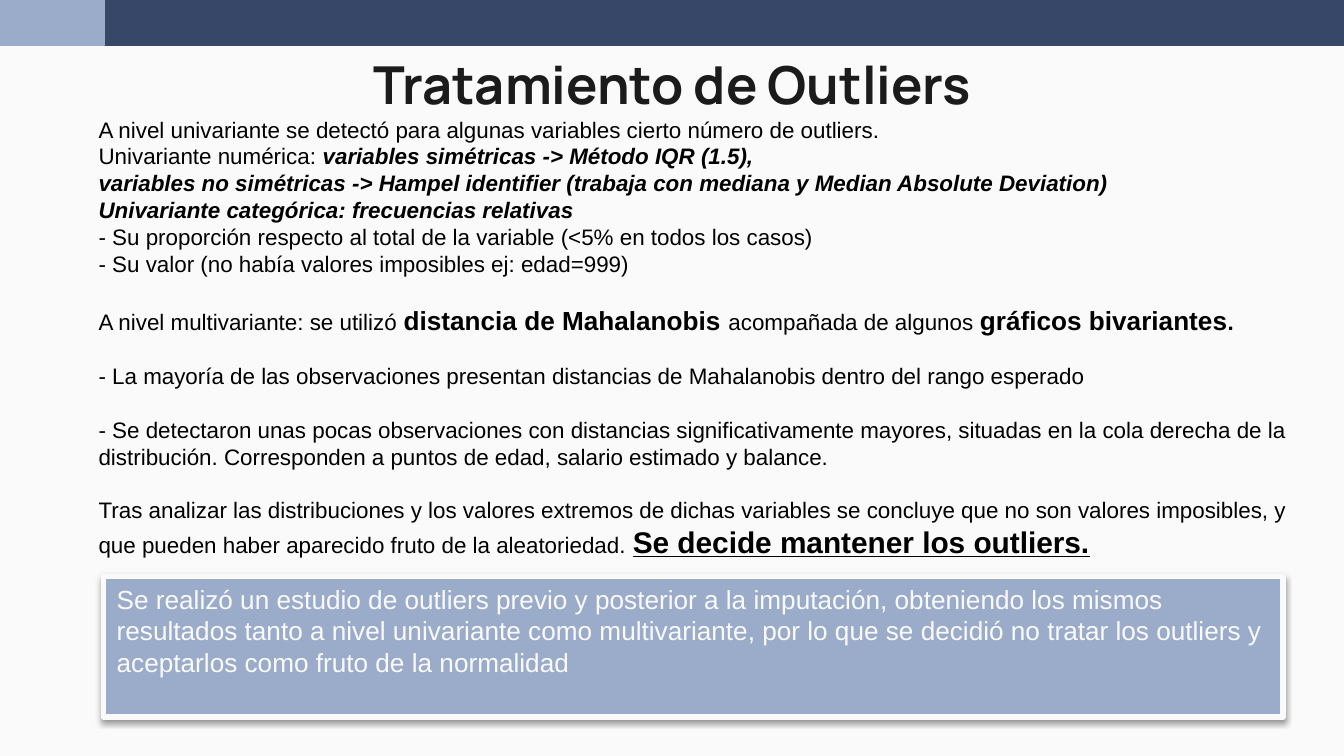
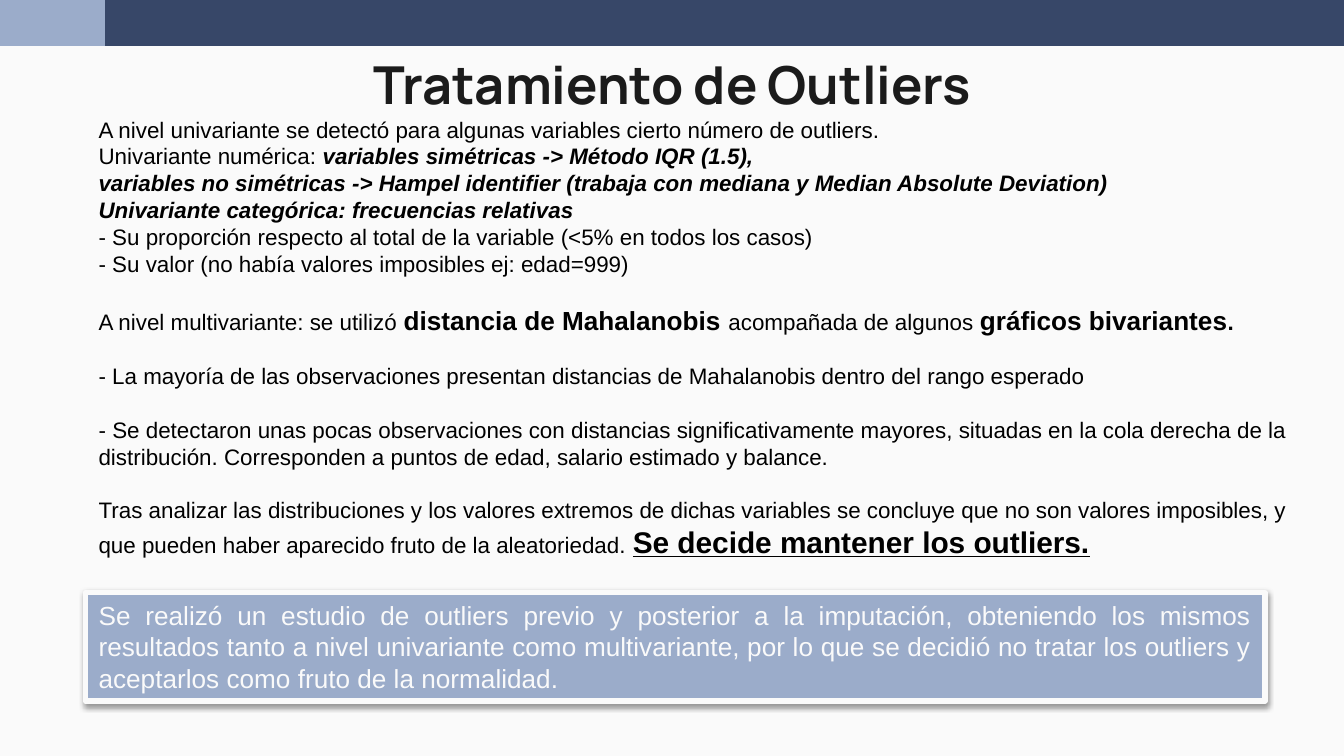
Before and after one commit to wen2111/Mineria, a slide deck: slide 8 of Entrega_1/00 - REPORTE/REPORTE.pptx. Drawn at 1344x756 pixels with LibreOffice and Linux fonts; fonts in the diff are those of the drawing. Boxes give left, top, right and bottom in pixels: in the first picture for what was removed or moved away, otherwise in the second. Text is boxed around its words. In the diff, an @@ line names an element or a change of style, - is before the commit and + after.

```diff
--- a/Entrega_1/00 - REPORTE/REPORTE.pptx
+++ b/Entrega_1/00 - REPORTE/REPORTE.pptx
@@ text "A nivel univariante se detectó ..." at [99,121,1285,558]: alignment left to justified @@
@@ rectangle "Se realizó un estudio de ...": place and size @@
-rectangle "Se realizó un estudio de ..." at [103,577,1284,716]
+rectangle "Se realizó un estudio de ..." at [86,593,1266,702]
@@ text in rectangle at [99,606,1250,693]: text changed @@
-Se realizó un estudio de outliers previo y posterior a la imputación, obteniendo los mismos resultados tanto a nivel univariante como multivariante, por lo que se decidió no tratar los outliers y aceptarlos como fruto de la normalidad
+Se realizó un estudio de outliers previo y posterior a la imputación, obteniendo los mismos resultados tanto a nivel univariante como multivariante, por lo que se decidió no tratar los outliers y aceptarlos como fruto de la normalidad.
```
Also in this commit, not shown: 9 other slides changed, 1 slide added, 2 slides removed, 4 other files.
